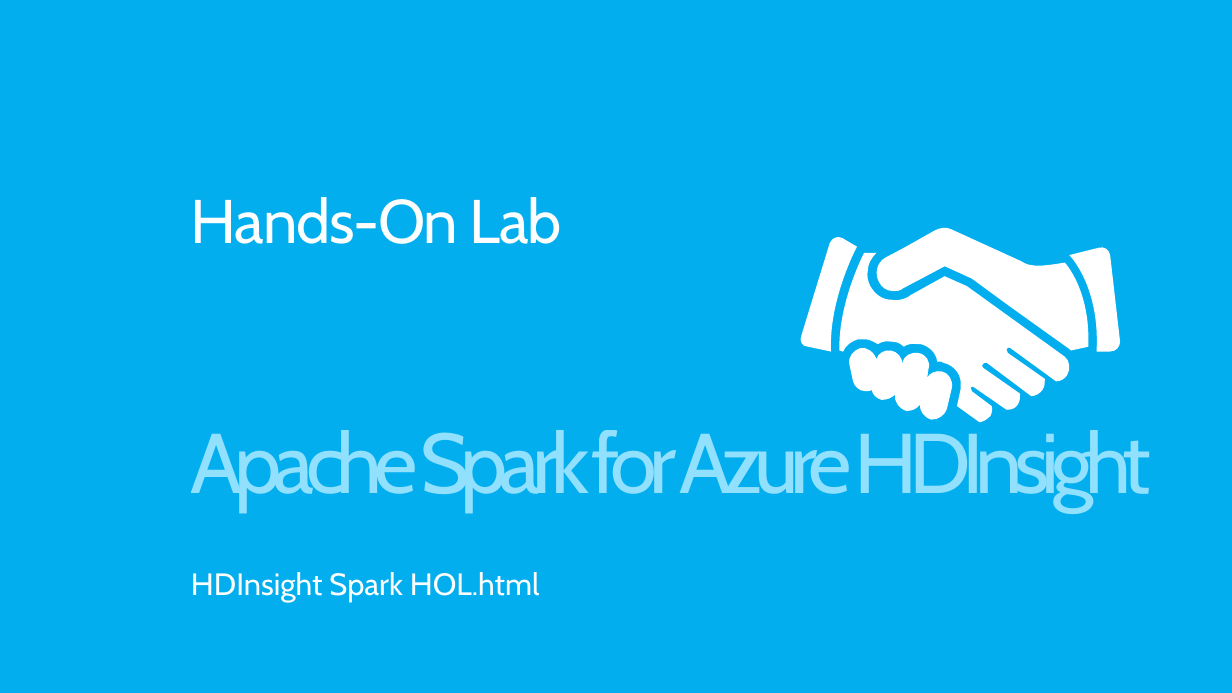
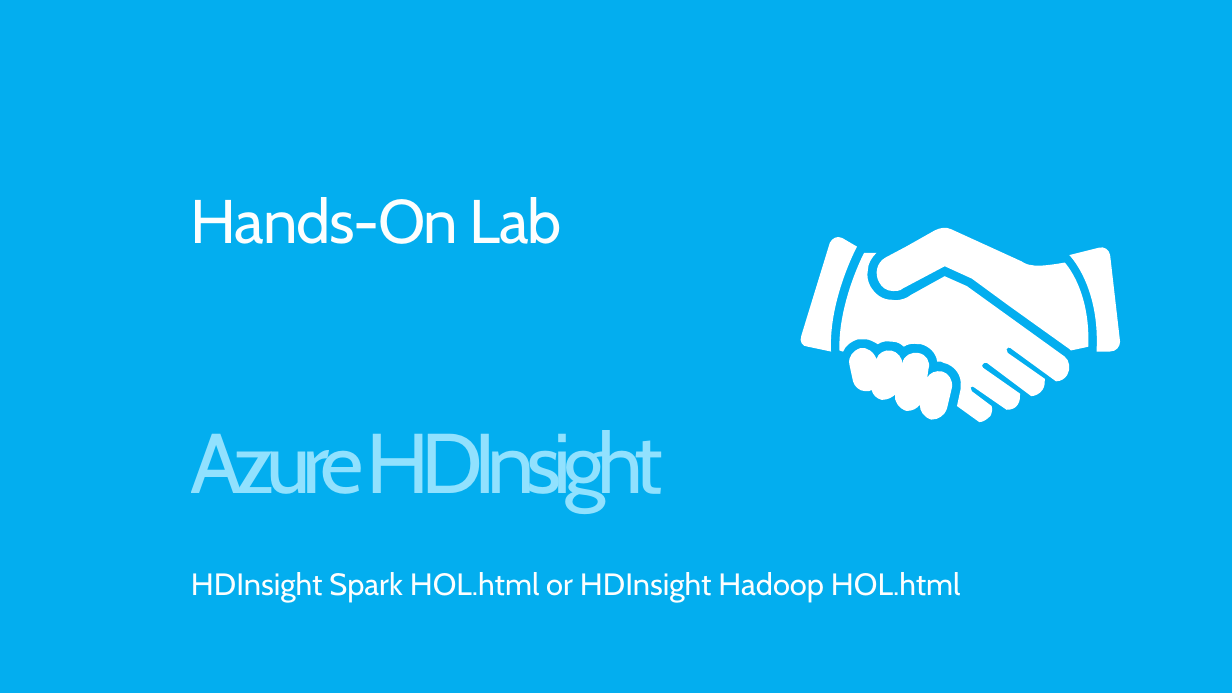
Before and after one commit to MSRConnections/Azure-training-course, a slide deck: slide 10 of Content/HDInsight/Azure HDInsight.pptx. Drawn at 1232x693 pixels with LibreOffice and Linux fonts; fonts in the diff are those of the drawing. Boxes give left, top, right and bottom in pixels: in the first picture for what was removed or moved away, otherwise in the second. Text is boxed around its words. In the diff, an @@ line names an element or a change of style, - is before the commit and + after.

Commit message:
Updated HDInsight labs

```diff
--- a/Content/HDInsight/Azure HDInsight.pptx
+++ b/Content/HDInsight/Azure HDInsight.pptx
@@ text at <box>191,430,663,512</box>: text changed @@
-Apache Spark for Azure HDInsight
+Azure HDInsight
@@ subtitle at <box>191,572,960,602</box>: text changed @@
-HDInsight Spark HOL.html
+HDInsight Spark HOL.html or HDInsight Hadoop HOL.html
```
Also in this commit, not shown: 49 other files.
